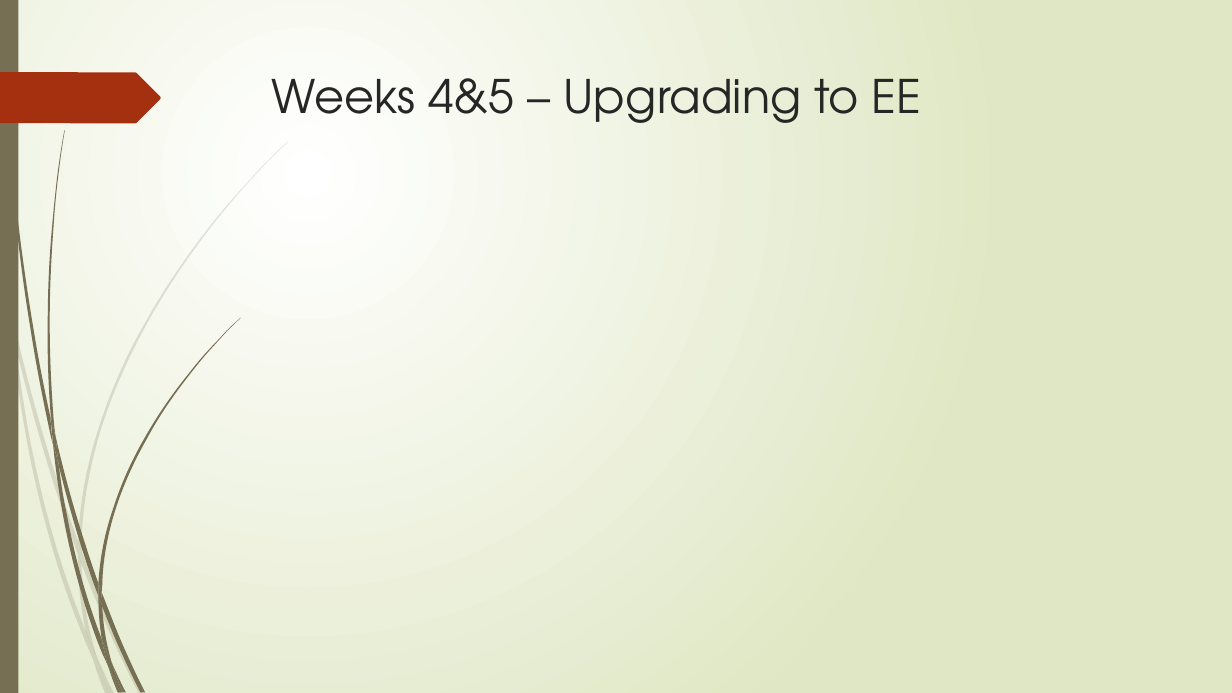
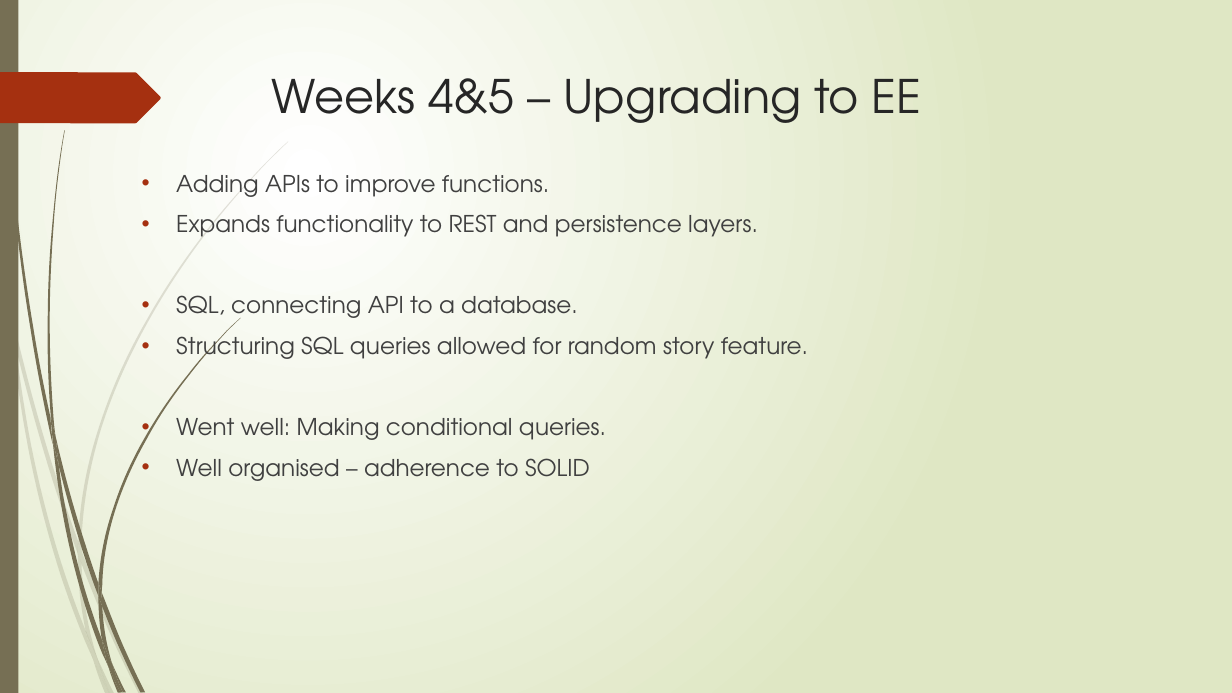
Before and after one commit to RM147/StoryGen, a slide deck: slide 8 of Project Presentation.pptx (slide 7 before the commit). Drawn at 1232x693 pixels with LibreOffice and Linux fonts; fonts in the diff are those of the drawing. Boxes give left, top, right and bottom in pixels: in the first picture for what was removed or moved away, otherwise in the second. Text is boxed around its words. In the diff, an @@ line names an element or a change of style, - is before the commit and + after.

```diff
--- a/Project Presentation.pptx
+++ b/Project Presentation.pptx
@@ text added at (176, 175, 808, 481), 18 pt, text #404040 @@
+• Adding APIs to improve functions.
+• Expands functionality to REST and persistence layers.
+• SQL, connecting API to a database.
+• Structuring SQL queries allowed for random story feature.
+• Went well: Making conditional queries.
+• Well organised – adherence to SOLID
```
Also in this commit, not shown: 5 other slides changed, 1 slide added, 4 other files.
